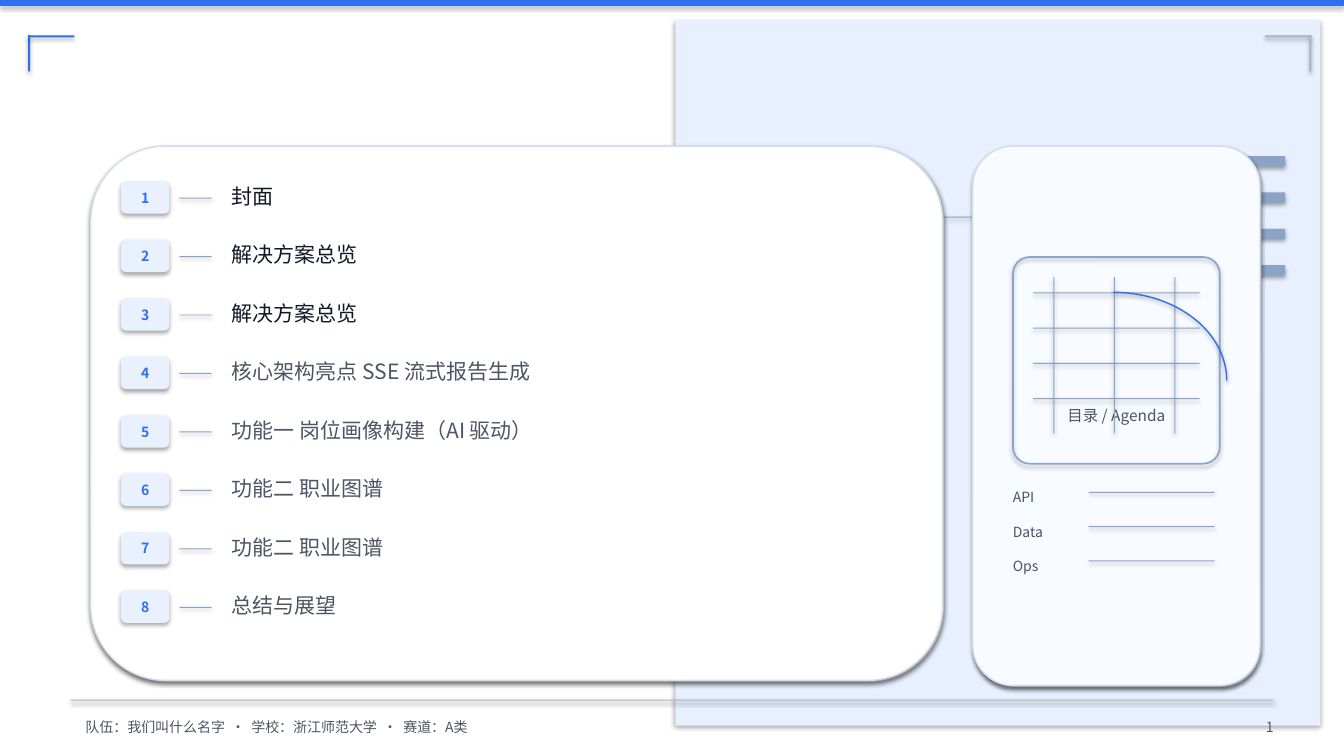
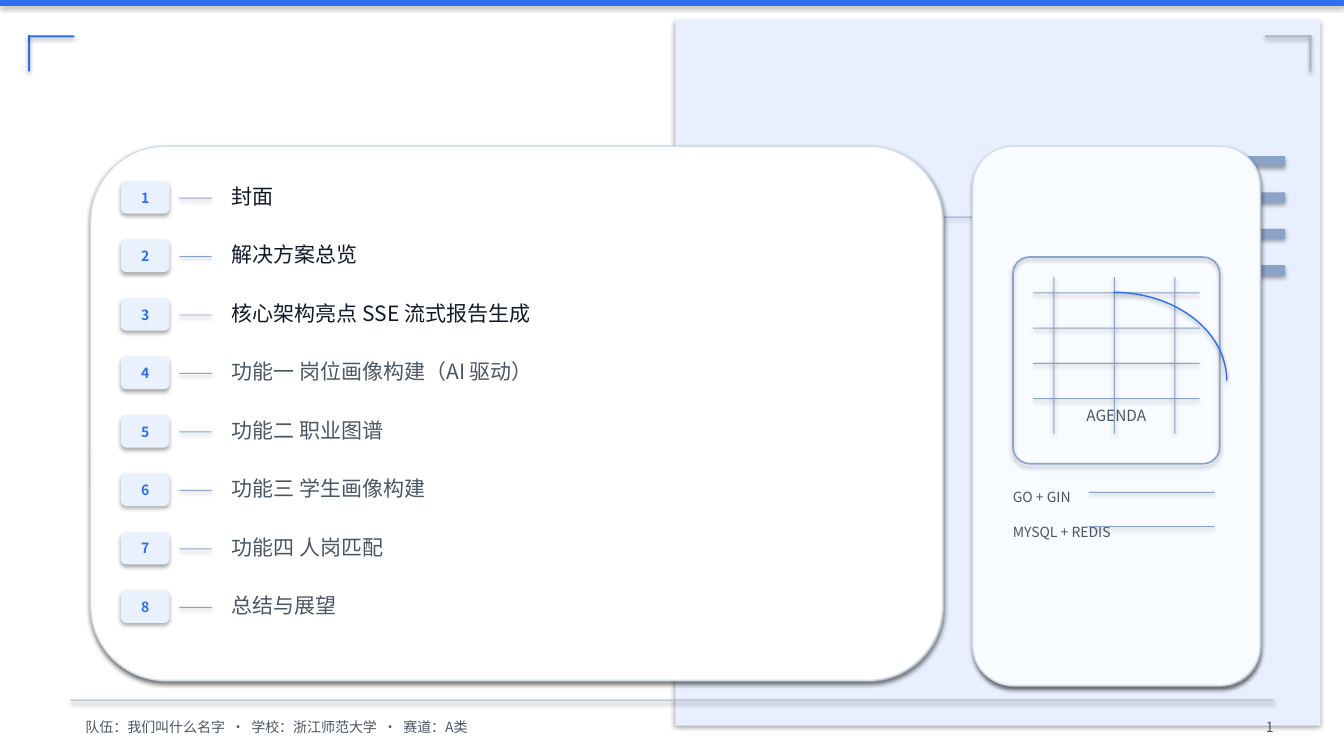
Before and after one commit to ltx-202432110105/quote, a slide deck: slide 2 of slides/competition.pptx. Drawn at 1344x756 pixels with LibreOffice and Linux fonts; fonts in the diff are those of the drawing; background and template pictures are left out. Boxes give left, top, right and bottom in pixels: in the first picture for what was removed or moved away, otherwise in the second. Text is boxed around its words. In the diff, an @@ line names an element or a change of style, - is before the commit and + after.

```diff
--- a/slides/competition.pptx
+++ b/slides/competition.pptx
@@ text "核心架构亮点 SSE 流式报告生成" at (232,303,530,323): text colour #4B5563 to #111827 @@
@@ text removed at (232,303,358,323) @@
-解决方案总览
@@ 3 texts: place and size @@
-3 texts at (232,361,533,498)
+3 texts at (232,303,533,440)
@@ text in rounded rectangle at (1086,406,1146,426): text changed @@
-目录 / Agenda
+AGENDA
@@ text added at (232,478,425,498), 15 pt, text #4B5563 @@
+功能三 学生画像构建
@@ text at (1013,491,1071,502): text changed @@
-API
+GO + GIN
@@ text at (232,537,383,557): text changed @@
-功能二 职业图谱
+功能四 人岗匹配
@@ text at (1013,526,1111,540): text changed @@
-Data
+MYSQL + REDIS
@@ text removed at (1013,560,1039,574) @@
-Ops
@@ rectangle removed at (1089,561,1215,562) @@
```
Also in this commit, not shown: 17 other slides changed, 2 slides added, 2 slides removed, 27 other files.
